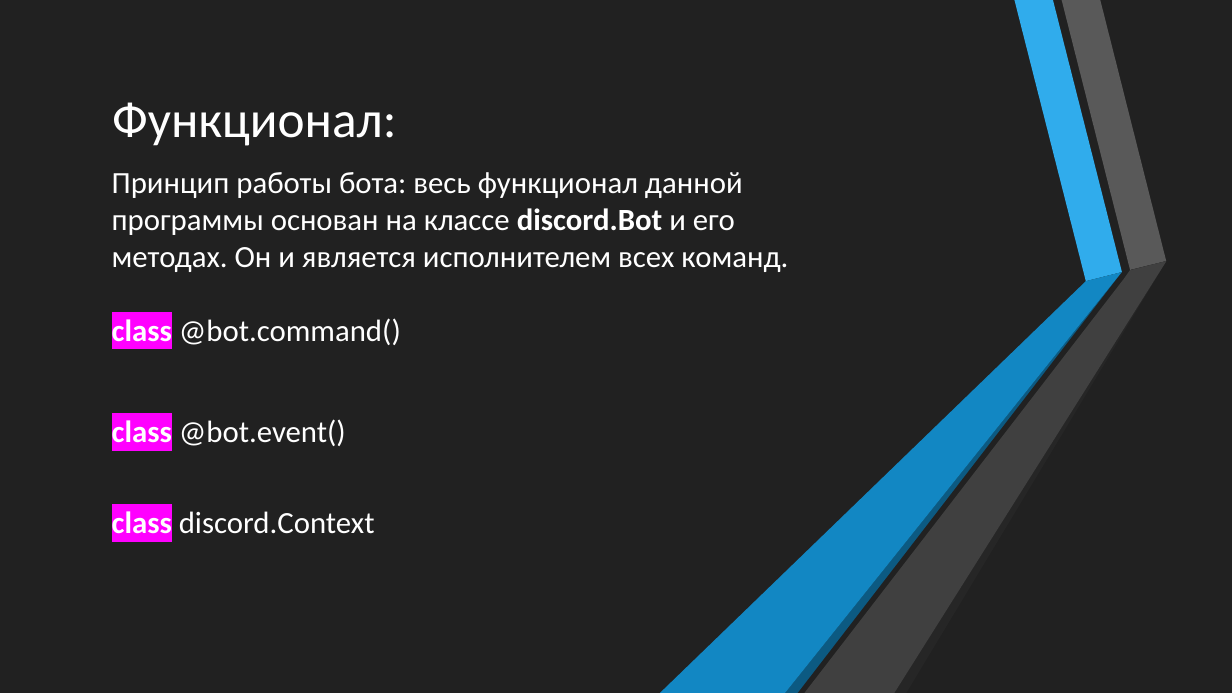
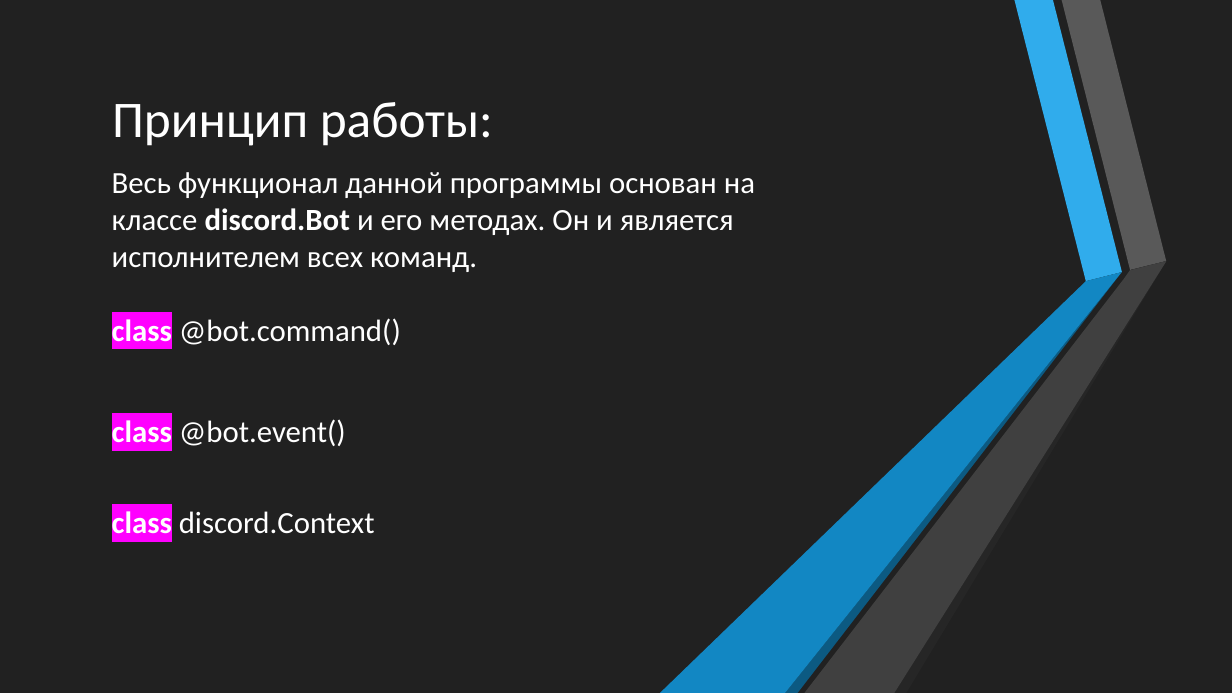
Before and after one commit to MaxM1567/discord_bot, a slide deck: slide 4 of ds_bot.pptx (slide 3 before the commit). Drawn at 1232x693 pixels with LibreOffice and Linux fonts; fonts in the diff are those of the drawing. Boxes give left, top, right and bottom in pixels: in the first picture for what was removed or moved away, otherwise in the second. Text is boxed around its words. In the diff, an @@ line names an element or a change of style, - is before the commit and + after.

```diff
--- a/ds_bot.pptx
+++ b/ds_bot.pptx
@@ title at [112,102,493,146]: text changed @@
-Функционал:
+Принцип работы:
@@ text at [112,172,755,345]: text changed @@
-Принцип работы бота: весь функционал данной программы основан на классе discord.Bot и его методах. Он и является исполнителем всех команд.
-class @bot.command()
+Весь функционал данной программы основан на классе discord.Bot и его методах. Он и является исполнителем всех команд.
+class @bot.command()
```
Also in this commit, not shown: 1 other slide changed, 1 slide added, 1 other file.
